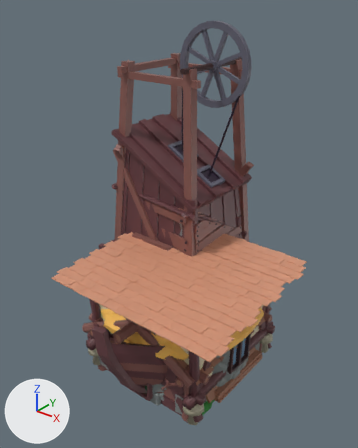
An edit to the FBX model Assets/Meshes/Buildings.fbx, drawn before and after from the same camera.
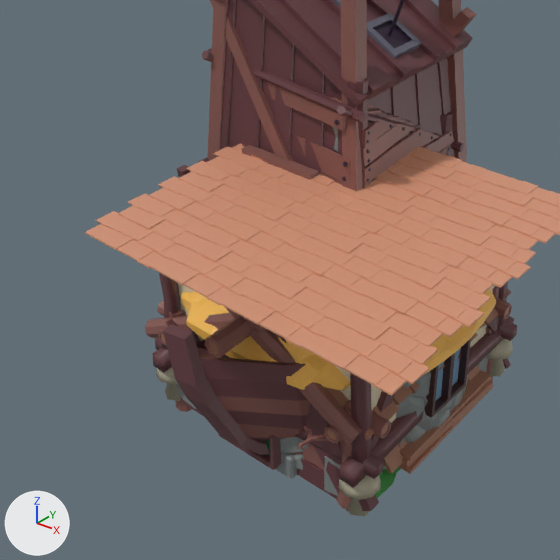
Each version appears first whole from a camera (50 mm lens) standing at (8.07, -10.25, 11.04) and looking at (0.35, -0.6, 5.06), and next in a close-up on the part from 2% to 83% of the width and 35% to 100% of the height. Every picture has the same lights, and +X, +Y and +Z are marked at lower left. Where no turn or scale is listed for an object, it has been applied to the vertices.

Names of what the first close-up shows: 'Lookout', 'Mine', 'MineFrame', 'Sawmill', 'Shipwreck', 'SmallHouse', 'Stonecutter', 'Storehouse', 'Tiles'.
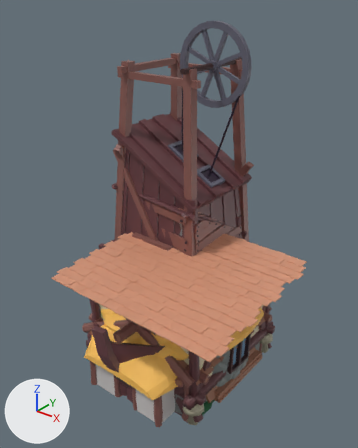
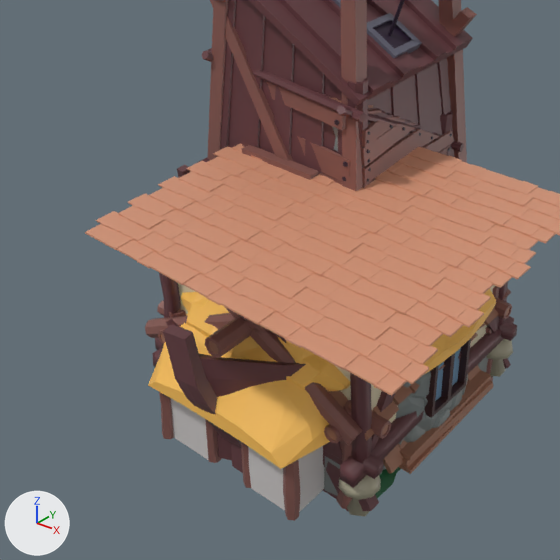
Pixel boxes [x1, y1, x2, y2] of what changed, in the close-ups (560 x 560 px):
'Barn', added: after [148, 313, 338, 521]

The change, as a diff of the scene's bpy script:
```diff
--- a/Assets/Meshes/Buildings.fbx.py
+++ b/Assets/Meshes/Buildings.fbx.py
@@ me_cube_008 @@
+me_cube_008.from_pydata(...)  # 766 vertices, 714 faces; spans x -1.87..1.87, y -2.99..2.73, z -0.12..3.2
+me_cube_008.materials.append(mat_material_001)  # picture img_twilioquest_76_32x_png
@@ ob_barn @@
+ob_barn = bpy.data.objects.new('Barn', me_cube_008)
+ob_barn.location = (0.0, 0.0, 0.0)
```
